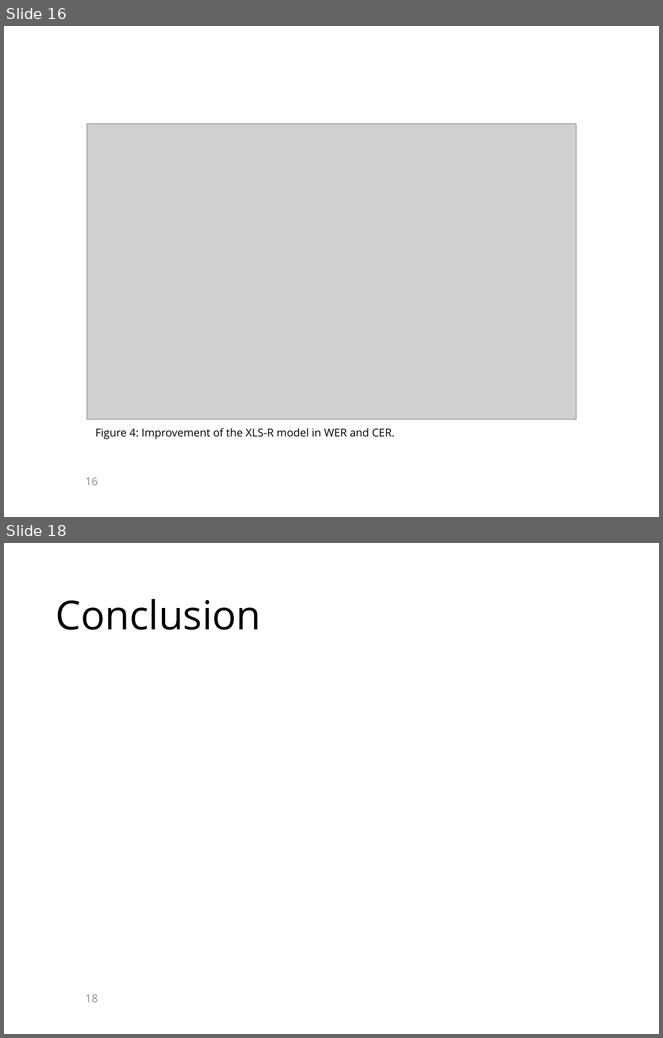
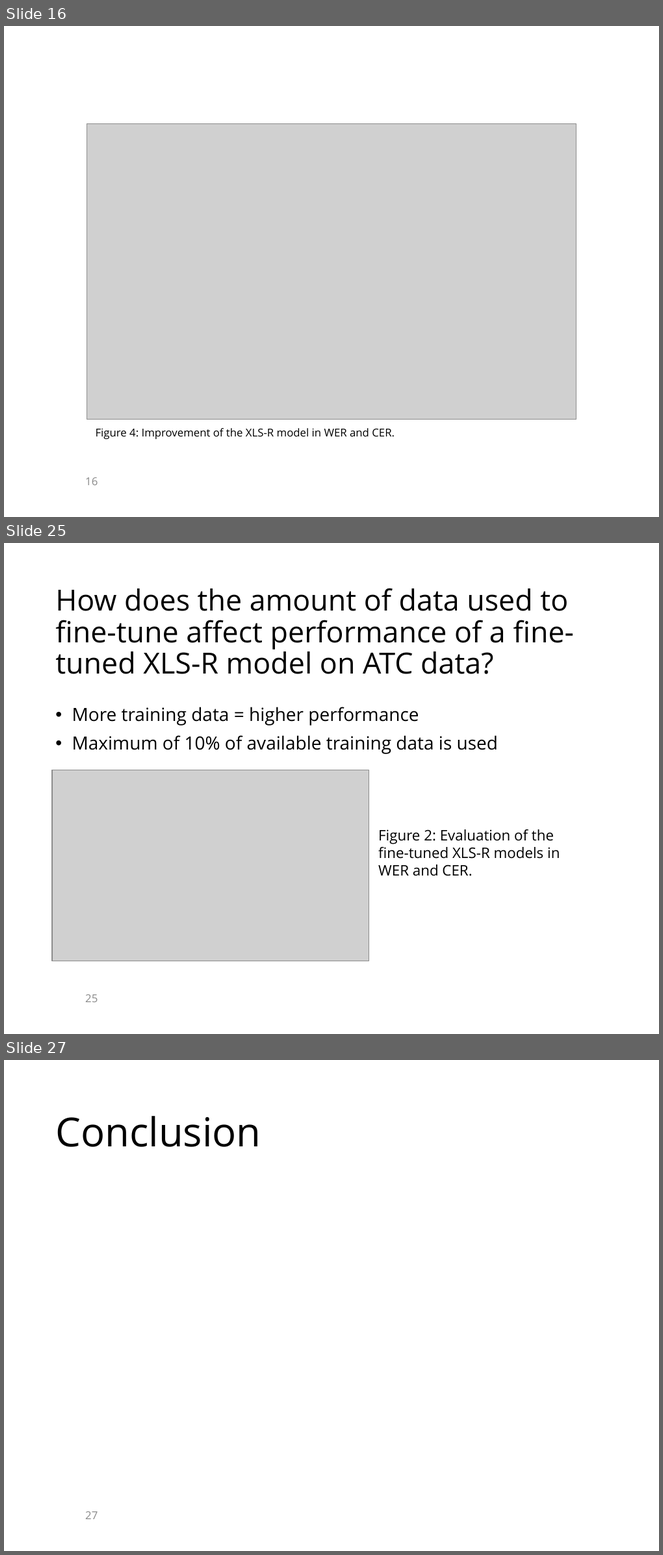
Before and after one commit to KaranChand/ATC, a slide deck: Thesis presentation ATC.pptx. Shown one above the other, each under a label of ours: slides 16 and 18 before the commit, slides 16, 25 and 27 after it; the slides between them are not shown. The pictures are 663x1038 and 663x1555 pixels, drawn with LibreOffice and Linux fonts; fonts in the diff are those of the drawing; grey boxes stand for pictures; background and template pictures are left out. Boxes give left, top, right and bottom in pixels: in the first picture for what was removed or moved away, otherwise in the second. Text is boxed around its words. In the diff, an @@ line names an element or a change of style, - is before the commit and + after.

```diff
--- a/Thesis presentation ATC.pptx
+++ b/Thesis presentation ATC.pptx
@@ slide 25 added at box(4, 543, 659, 1034), background picture (left out) @@
@@ title added at box(55, 588, 575, 674), 32 pt, text #000000 @@
+How does the amount of data used to fine-tune affect performance of a fine-tuned XLS-R model on ATC data?
@@ text added at box(72, 707, 498, 754), 20 pt, text #000000 @@
+• More training data = higher performance
+• Maximum of 10% of available training data is used
@@ picture added at box(52, 771, 369, 962) @@
@@ text added at box(378, 830, 560, 876), 16 pt, text #000000 @@
+Figure 2: Evaluation of the fine-tuned XLS-R models in WER and CER.
@@ page number added at box(85, 995, 98, 1003), 12 pt, text #8C8C8C @@
+25
@@ what was slide 18 is now slide 27 @@
@@ page number at box(85, 1512, 98, 1520): text changed @@
-18
+27
```
Also in this commit, not shown: 2 slides changed, 9 other slides added, 1 slide removed.
